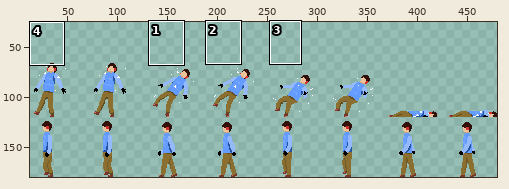
Two versions of one sprite sheet, FinalProject/snowwar/enemy_image.png. Above: a wide view before the commit, with the close-up outlined.
Close-up. Earlier state:
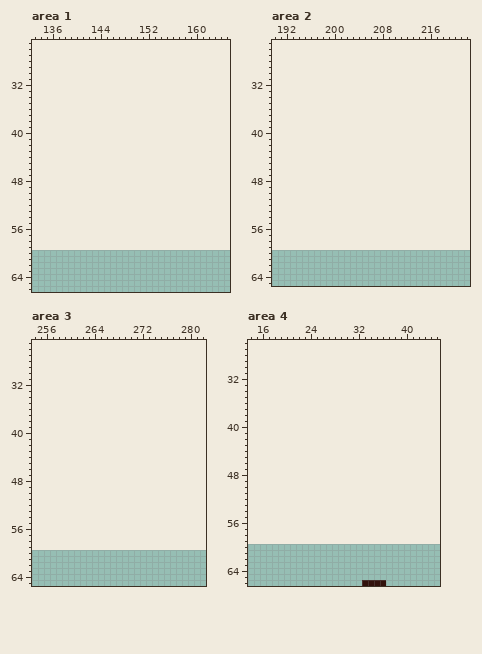
The file is 480x120 pixels. Shown: area 1: x 133..165, y 25..66; area 2: x 190..222, y 25..65; area 3: x 254..282, y 25..65; area 4: x 14..45, y 26..66. The old version is drawn lined up with the new one, on the new canvas. The wide view leaves out empty margins. The commit also changed other parts of the picture, which this record leaves out.
Now the later version:
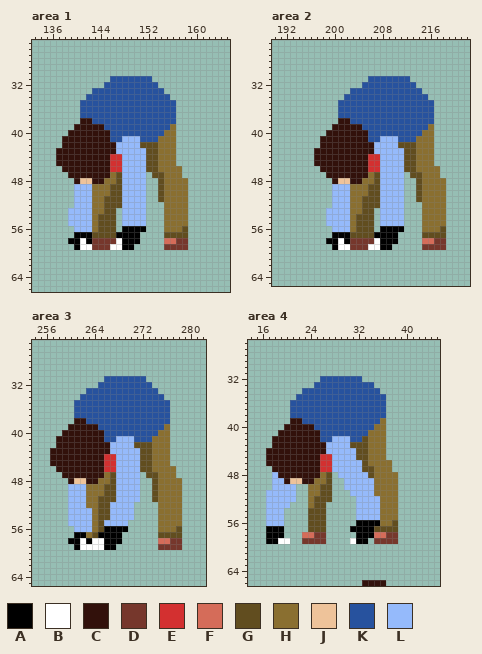
Palette (. is transparent): A #000000  B #ffffff  C #32110b  D #76372c  E #d33030  F #d56c59  G #614d1f  H #8a6f30  J #eec39a  K #27529e  L #95bafb
Changes in this commit:
canvas 480x120 -> 480x180, the old top-left corner now at 0,60
--- area 1
@@ x 133..165 @@
 30 .................................
-31 .................................
-32 .................................
-33 .................................
-34 .................................
-35 .................................
-36 .................................
-37 .................................
-38 .................................
-39 .................................
-40 .................................
-41 .................................
-42 .................................
-43 .................................
-44 .................................
-45 .................................
-46 .................................
-47 .................................
-48 .................................
-49 .................................
-50 .................................
-51 .................................
-52 .................................
-53 .................................
-54 .................................
-55 .................................
-56 .................................
-57 .................................
-58 .................................
-59 .................................
+31 .............KKKKKKK.............
+32 ............KKKKKKKKK............
+33 ..........KKKKKKKKKKKK...........
+34 .........KKKKKKKKKKKKKK..........
+35 ........KKKKKKKKKKKKKKKK.........
+36 ........KKKKKKKKKKKKKKKK.........
+37 ........KKKKKKKKKKKKKKKK.........
+38 ........CCKKKKKKKKKKKKKK.........
+39 .......CCCCCKKKKKKKKKKKH.........
+40 ......CCCCCCCKKKKKKKKKHH.........
+41 .....CCCCCCCCKKLLLKKKHHH.........
+42 .....CCCCCCCCCLLLLGGGHHH.........
+43 ....CCCCCCCCCCLLLLLGGHHH.........
+44 ....CCCCCCCCCEELLLLGGHHH.........
+45 ....CCCCCCCCCEELLLLGGHHH.........
+46 .....CCCCCCCCEELLLLGGHHHH........
+47 ......CCCCCCCHGLLLL.GGHHH........
+48 .......CJJCCHHGLLLL..GHHHH.......
+49 .......LLLHHHGGLLLL..GHHHH.......
+50 .......LLLHHHGGLLLL..GHHHH.......
+51 .......LLLHHGGGLLLL..GHHHH.......
+52 .......LLLHHGGGLLLL...HHHH.......
+53 ......LLLLHHGG.LLLL...HHHH.......
+54 ......LLLLHGGG.LLLL...HHHH.......
+55 ......LLLLHGGG.LLLL...HHHH.......
+56 .......LLLHGGG.AAAA...HHHG.......
+57 .......AAAGGGGAAAA....GGGG.......
+58 ......AABADDDDBAAA....FFDD.......
+59 .......ABBDDDBBAA.....DDDD.......
 60 .................................
--- area 2
@@ x 190..222 @@
 30 .................................
-31 .................................
-32 .................................
-33 .................................
-34 .................................
-35 .................................
-36 .................................
-37 .................................
-38 .................................
-39 .................................
-40 .................................
-41 .................................
-42 .................................
-43 .................................
-44 .................................
-45 .................................
-46 .................................
-47 .................................
-48 .................................
-49 .................................
-50 .................................
-51 .................................
-52 .................................
-53 .................................
-54 .................................
-55 .................................
-56 .................................
-57 .................................
-58 .................................
-59 .................................
+31 ................KKKKKKK..........
+32 ...............KKKKKKKKK.........
+33 .............KKKKKKKKKKKK........
+34 ............KKKKKKKKKKKKKK.......
+35 ...........KKKKKKKKKKKKKKKK......
+36 ...........KKKKKKKKKKKKKKKK......
+37 ...........KKKKKKKKKKKKKKKK......
+38 ...........CCKKKKKKKKKKKKKK......
+39 ..........CCCCCKKKKKKKKKKKH......
+40 .........CCCCCCCKKKKKKKKKHH......
+41 ........CCCCCCCCKKLLLKKKHHH......
+42 ........CCCCCCCCCLLLLGGGHHH......
+43 .......CCCCCCCCCCLLLLLGGHHH......
+44 .......CCCCCCCCCEELLLLGGHHH......
+45 .......CCCCCCCCCEELLLLGGHHH......
+46 ........CCCCCCCCEELLLLGGHHHH.....
+47 .........CCCCCCCHGLLLL.GGHHH.....
+48 ..........CJJCCHHGLLLL..GHHHH....
+49 ..........LLLHHHGGLLLL..GHHHH....
+50 ..........LLLHHHGGLLLL..GHHHH....
+51 ..........LLLHHGGGLLLL..GHHHH....
+52 ..........LLLHHGGGLLLL...HHHH....
+53 .........LLLLHHGG.LLLL...HHHH....
+54 .........LLLLHGGG.LLLL...HHHH....
+55 .........LLLLHGGG.LLLL...HHHH....
+56 ..........LLLHGGG.AAAA...HHHG....
+57 ..........AAAGGGGAAAA....GGGG....
+58 .........AABADDDDBAAA....FFDD....
+59 ..........ABBDDDBBAA.....DDDD....
 60 .................................
--- area 3
@@ x 254..282 @@
 30 .............................
-31 .............................
-32 .............................
-33 .............................
-34 .............................
-35 .............................
-36 .............................
-37 .............................
-38 .............................
-39 .............................
-40 .............................
-41 .............................
-42 .............................
-43 .............................
-44 .............................
-45 .............................
-46 .............................
-47 .............................
-48 .............................
-49 .............................
-50 .............................
-51 .............................
-52 .............................
-53 .............................
-54 .............................
-55 .............................
-56 .............................
-57 .............................
-58 .............................
-59 .............................
+31 ............KKKKKKK..........
+32 ...........KKKKKKKKK.........
+33 .........KKKKKKKKKKKK........
+34 ........KKKKKKKKKKKKKK.......
+35 .......KKKKKKKKKKKKKKKK......
+36 .......KKKKKKKKKKKKKKKK......
+37 .......KKKKKKKKKKKKKKKK......
+38 .......CCKKKKKKKKKKKKKK......
+39 ......CCCCCKKKKKKKKKKKH......
+40 .....CCCCCCCKKKKKKKKKHH......
+41 ....CCCCCCCCKKLLLKKKHHH......
+42 ....CCCCCCCCCLLLLGGGHHH......
+43 ...CCCCCCCCCCLLLLLGGHHH......
+44 ...CCCCCCCCCEELLLLGGHHH......
+45 ...CCCCCCCCCEELLLLGGHHH......
+46 ....CCCCCCCCEELLLLGGHHHH.....
+47 .....CCCCCCCHGLLLL.GGHHH.....
+48 ......CJJCCHHGLLLL..GHHHH....
+49 ......LLLHHHGGLLLL..GHHHH....
+50 ......LLLHHHGGLLLL..GHHHH....
+51 ......LLLHHGGGLLLL..GHHHH....
+52 ......LLLHHGGLLLL....HHHH....
+53 ......LLLLHGGLLLL....HHHH....
+54 ......LLLLHGGLLLL....HHHH....
+55 ......LLLLHGLLLL.....HHHH....
+56 .......LLLHGAAAA.....HHHG....
+57 .......AAHGAAAA......GGGG....
+58 ......AABABBAAA......FFDD....
+59 .......ABBBBAA.......DDDD....
 60 .............................
--- area 4
@@ x 14..45 @@
 31 ................................
-32 ................................
-33 ................................
-34 ................................
-35 ................................
-36 ................................
-37 ................................
-38 ................................
-39 ................................
-40 ................................
-41 ................................
-42 ................................
-43 ................................
-44 ................................
-45 ................................
-46 ................................
-47 ................................
-48 ................................
-49 ................................
-50 ................................
-51 ................................
-52 ................................
-53 ................................
-54 ................................
-55 ................................
-56 ................................
-57 ................................
-58 ................................
-59 ................................
+32 ............KKKKKKK.............
+33 ...........KKKKKKKKKK...........
+34 .........KKKKKKKKKKKKK..........
+35 ........KKKKKKKKKKKKKKK.........
+36 .......KKKKKKKKKKKKKKKK.........
+37 .......KKKKKKKKKKKKKKKK.........
+38 .......KKKKKKKKKKKKKKKK.........
+39 .......CCKKKKKKKKKKKKKH.........
+40 ......CCCCCKKKKKKKKKKHH.........
+41 .....CCCCCCCKKKKKKKKHHH.........
+42 ....CCCCCCCCKKLLLKKGHHH.........
+43 ....CCCCCCCCCLLLLGGGHHH.........
+44 ...CCCCCCCCCCLLLLLGGHHH.........
+45 ...CCCCCCCCCEELLLLGGHHH.........
+46 ...CCCCCCCCCEELLLLLGHHHH........
+47 ....CCCCCCCCEELLLLLGGHHH........
+48 ....LCCCCCCCHG.LLLLLGHHHH.......
+49 ....LLCJJCCHHG..LLLLLHHHH.......
+50 ....LLLL..HHGG..LLLLLHHHH.......
+51 ...LLLLL..HHGG...LLLLHHHH.......
+52 ...LLLLL..HGGG....LLLLHHH.......
+53 ...LLLL...HGG.....LLLLHHH.......
+54 ...LLL....GGG.....LLLLHHH.......
+55 ...LLL....GGG.....LLLLHHH.......
+56 ...LLL....GGG.....AAAAHHG.......
+57 ...AAA....GGG....AAAAGGGG.......
+58 ...AAA...FFDD.....AAAFFDD.......
+59 ...AABB..DDDD....BAA.DDDD.......
 60 ................................
